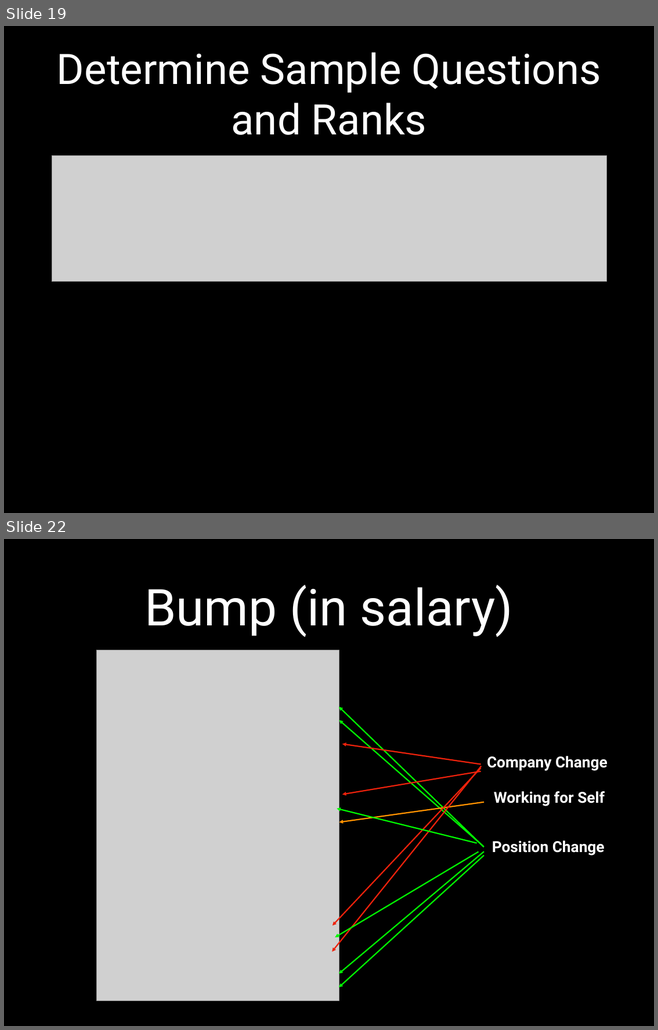
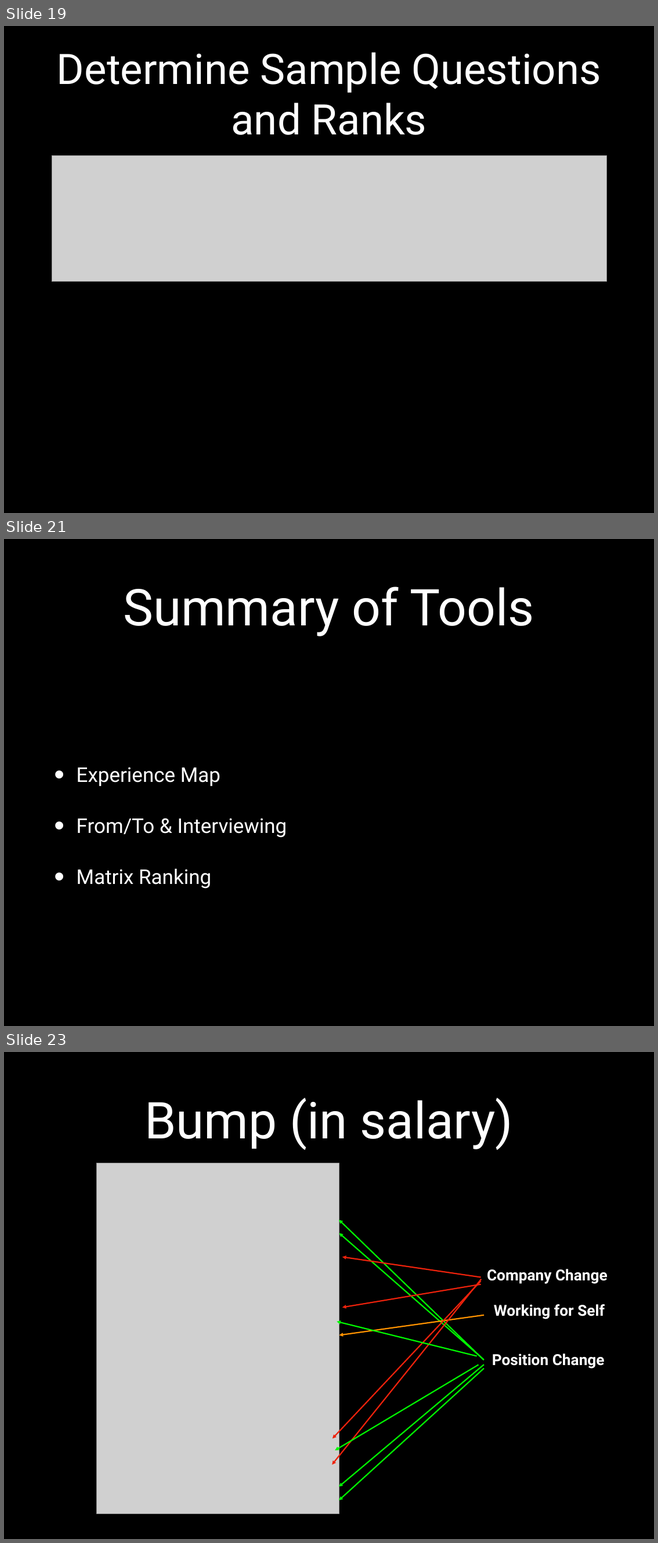
Before and after one commit to digitalbias/digitalbias.github.io, a slide deck: files/next_move.pptx. Shown one above the other, each under a label of ours: slides 19 and 22 before the commit, slides 19, 21 and 23 after it; the slides between them are not shown. The pictures are 658x1030 and 658x1543 pixels, drawn with LibreOffice and Linux fonts; fonts in the diff are those of the drawing; grey boxes stand for pictures; background and template pictures are left out. Boxes give left, top, right and bottom in pixels: in the first picture for what was removed or moved away, otherwise in the second. Text is boxed around its words. In the diff, an @@ line names an element or a change of style, - is before the commit and + after.

```diff
--- a/files/next_move.pptx
+++ b/files/next_move.pptx
@@ slide 21 added at [4,539,654,1026], background picture (left out) @@
@@ title added at [123,587,534,636], 80 pt, text #FFFFFF @@
+Summary of Tools
@@ text added at [76,768,287,889], 32 pt, text #FFFFFF @@
+• Experience Map
+• From/To & Interviewing
+• Matrix Ranking
@@ what was slide 22 is now slide 23 @@
```
Also in this commit, not shown: 4 slides changed, 2 other slides added, 1 slide removed, 1 other file.
